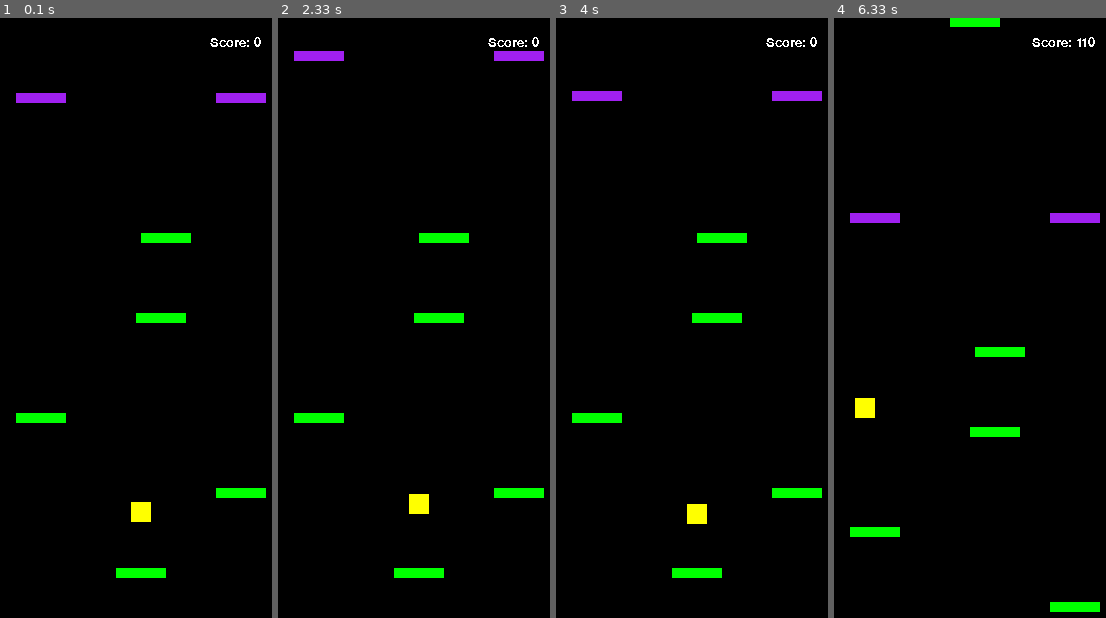
Above: before the commit, frames 1-4 (left to right).
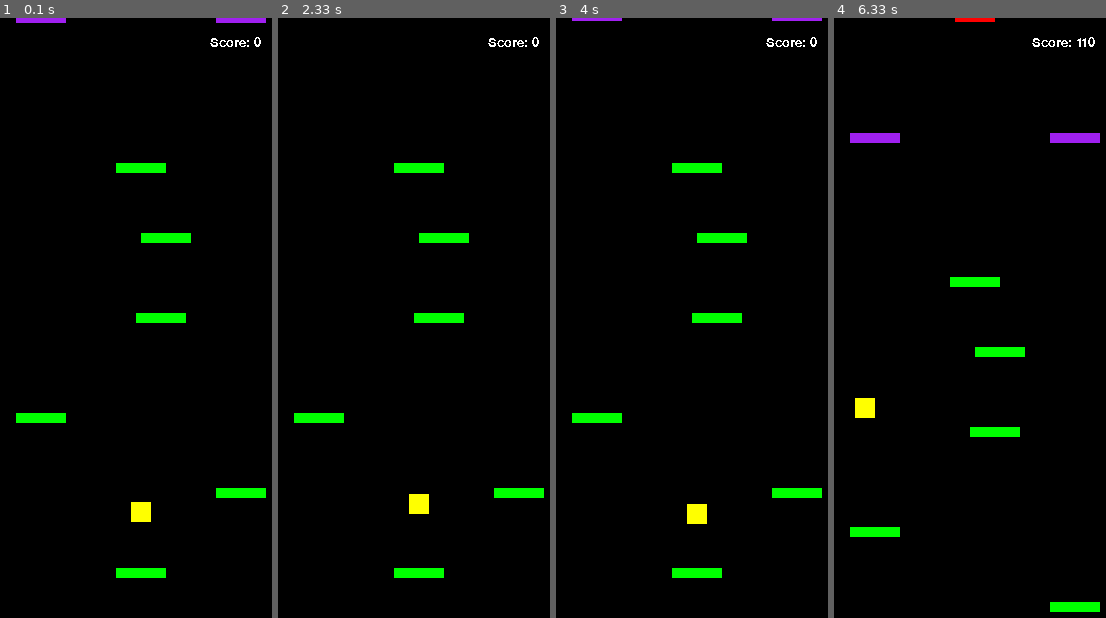
Above: after the commit, the same moments.

Repository: lolloz98/pygame_games
Game: pygame game, started from dodo_jump/main.py
Two runs of this game, one before a commit and one after it. Both use one fixed random seed, a clock stepped at 60 frames per second and the inputs below.
Inputs:
- Up to frame 1 (0.1 s): no input
- Up to frame 2 (2.33 s): hold D 0.33-0.8 s; hold D 0.83-1.3 s; hold A 1.33-1.87 s; hold A 1.9-2.3 s
- Up to frame 3 (4 s): hold D 2.33-2.97 s; hold D from 3.9 s (still down)
- Up to frame 4 (6.33 s): release D at 4.37 s; hold D 4.4-4.87 s; hold A 4.9-5.43 s; hold A 5.8-6.2 s; hold D from 6.23 s (still down)

The runs differ from the first frame. In frame 1, 1.2% of the frame differs, in the area x 5-98%, y 0-26%; in frame 2, 0.9%; in frame 3, 1.1%; in frame 4, 1.8%, in the area x 5-98%, y 0-45%.

Commit message:
DODO-JUMP Made levels

Diff:
--- a/dodo_jump/levels.py
+++ b/dodo_jump/levels.py
@@ -62,21 +62,66 @@
 def level4(lastY):
     stopy = 60
     distOfTileFromPrev = [
+        -80,
         -80 - stopy,
         0,
-        -200,
+        -180,
         -100,
         -100,
         -120
     ]
     absY = getAbsPos(lastY, distOfTileFromPrev)
     return [
-        movingTileXY(Vector2(50, absY[0]), stop=(0, stopy), vel=(0, constants.moving_tile_vel[1])),
-        movingTileXY(Vector2(constants.screen_size[0] - 50, absY[1]), stop=(0, stopy), vel=(0, constants.moving_tile_vel[1])),
-        normalTile(Vector2(150, absY[2])),
-        normalTile(Vector2(40, absY[3])),
-        normalTile(Vector2(230, absY[4])),
-        normalTile(Vector2(60, absY[5])),
+        normalTile(Vector2(150, absY[0])),
+        movingTileXY(Vector2(50, absY[1]), stop=(0, stopy), vel=(0, constants.moving_tile_vel[1])),
+        movingTileXY(Vector2(constants.screen_size[0] - 50, absY[2]), stop=(0, stopy), vel=(0, constants.moving_tile_vel[1])),
+        normalTile(Vector2(150, absY[3])),
+        normalTile(Vector2(40, absY[4])),
+        normalTile(Vector2(230, absY[5])),
+        normalTile(Vector2(60, absY[6])),
+    ]
+
+
+def level5(lastY):
+    distOfTileFromPrev = [
+        -80,
+        -440,
+        -440,
+        -440,
+        -100,
+        -120
+    ]
+    absY = getAbsPos(lastY, distOfTileFromPrev)
+    return [
+        jumpingTile(Vector2(50, absY[0])),
+        jumpingTile(Vector2(constants.screen_size[0] - 50, absY[1])),
+        jumpingTile(Vector2(50, absY[2])),
+        normalTile(Vector2(constants.screen_size[0] - 50, absY[3])),
+        disappearingTile(Vector2(230, absY[4])),
+        disappearingTile(Vector2(60, absY[5])),
+    ]
+
+
+def level6(lastY):
+    stopy = 60
+    distOfTileFromPrev = [
+        -80,
+        -80 - stopy,
+        0,
+        -155,
+        -100,
+        -100,
+        -120
+    ]
+    absY = getAbsPos(lastY, distOfTileFromPrev)
+    return [
+        normalTile(Vector2(150, absY[0])),
+        movingTileXY(Vector2(50, absY[1]), stop=(0, stopy), vel=(0, constants.moving_tile_vel[1])),
+        movingTileXY(Vector2(constants.screen_size[0] - 50, absY[2]), stop=(0, stopy), vel=(0, constants.moving_tile_vel[1])),
+        basicEnemy(Vector2(150, absY[3])),
+        normalTile(Vector2(40, absY[4])),
+        basicEnemy(Vector2(230, absY[5])),
+        normalTile(Vector2(60, absY[6])),
     ]
 
 
@@ -94,6 +139,6 @@
     if len(objs) == 0:
         lev = level1(630)
     else:
-        lev = level4(objs[-1].rect.midbottom[1])
+        lev = level6(objs[-1].rect.midbottom[1])
     objs += lev
     group_collider.add(lev)
